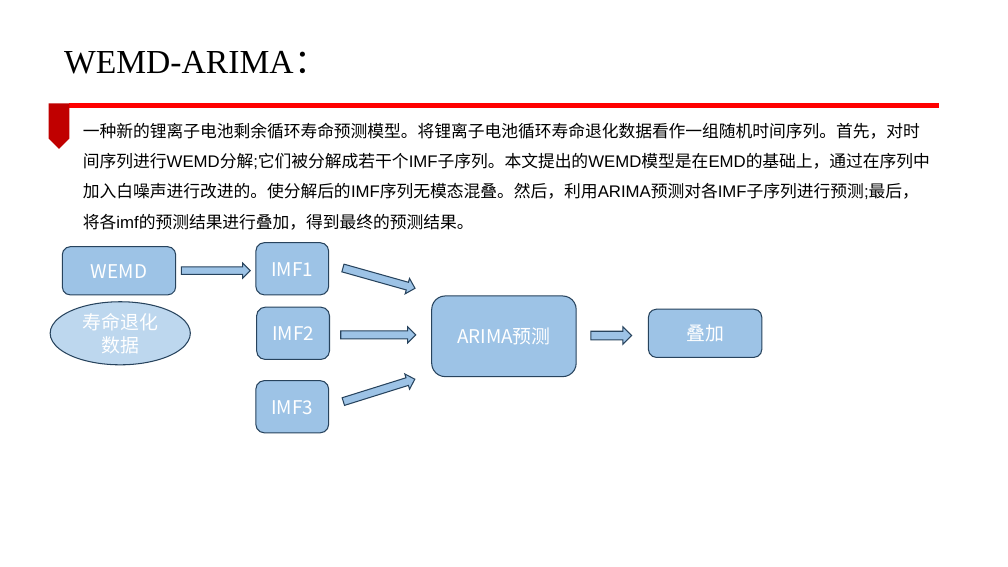
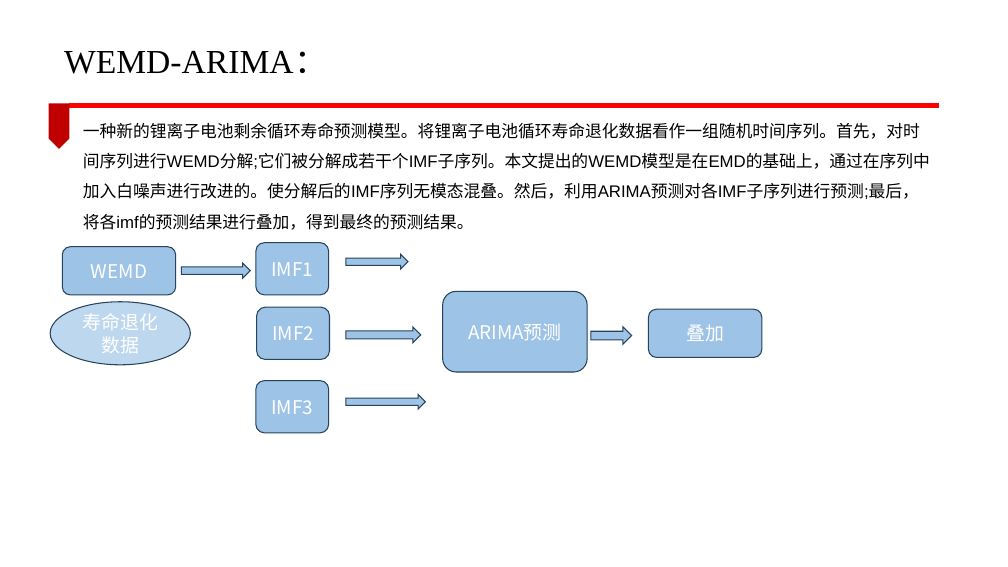
Before and after one commit to lucking666/sys, a slide deck: slide 6 of 卢老师论文汇报/CEEMDAN文献.pptx. Drawn at 1008x567 pixels with LibreOffice and Linux fonts; fonts in the diff are those of the drawing; background and template pictures are left out. Boxes give left, top, right and bottom in pixels: in the first picture for what was removed or moved away, otherwise in the second. Text is boxed around its words. In the diff, an @@ line names an element or a change of style, - is before the commit and + after.

```diff
--- a/卢老师论文汇报/CEEMDAN文献.pptx
+++ b/卢老师论文汇报/CEEMDAN文献.pptx
@@ right arrow at (346, 255, 408, 269): mirrored; rotation 15 to 0 degrees @@
@@ rounded rectangle "ARIMA预测": place and size @@
-rounded rectangle "ARIMA预测" at (432, 296, 576, 377)
+rounded rectangle "ARIMA预测" at (443, 291, 588, 372)
@@ right arrow: place and size @@
-right arrow at (341, 327, 416, 343)
+right arrow at (346, 327, 421, 343)
@@ right arrow at (346, 395, 426, 409): rotation 342 to 0 degrees @@
```
Also in this commit, not shown: 4 other slides changed, 10 other files.
